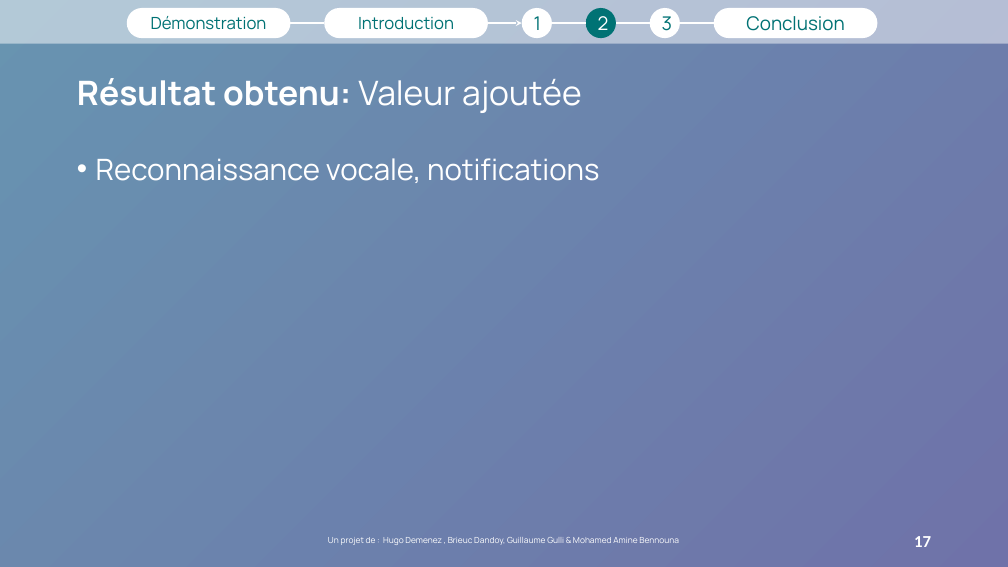
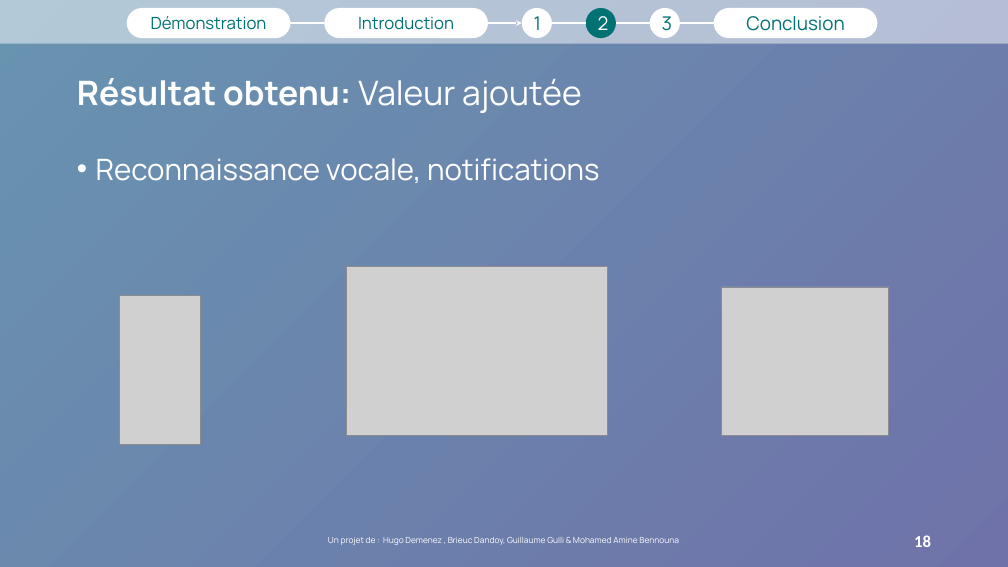
Before and after one commit to hugodemenez/isen-student-portal, a slide deck: slide 18 of presentation/Présentation1.pptx (slide 17 before the commit). Drawn at 1008x567 pixels with LibreOffice and Linux fonts; fonts in the diff are those of the drawing; grey boxes stand for pictures; background and template pictures are left out. Boxes give left, top, right and bottom in pixels: in the first picture for what was removed or moved away, otherwise in the second. Text is boxed around its words. In the diff, an @@ line names an element or a change of style, - is before the commit and + after.

```diff
--- a/presentation/Présentation1.pptx
+++ b/presentation/Présentation1.pptx
@@ picture added at bbox=[346, 266, 607, 436] @@
@@ picture added at bbox=[119, 296, 200, 445] @@
@@ picture added at bbox=[721, 287, 889, 436] @@
@@ page number at bbox=[914, 535, 931, 547]: text changed @@
-17
+18
```
Also in this commit, not shown: 11 other slides changed, 1 slide added, 10 other files.
